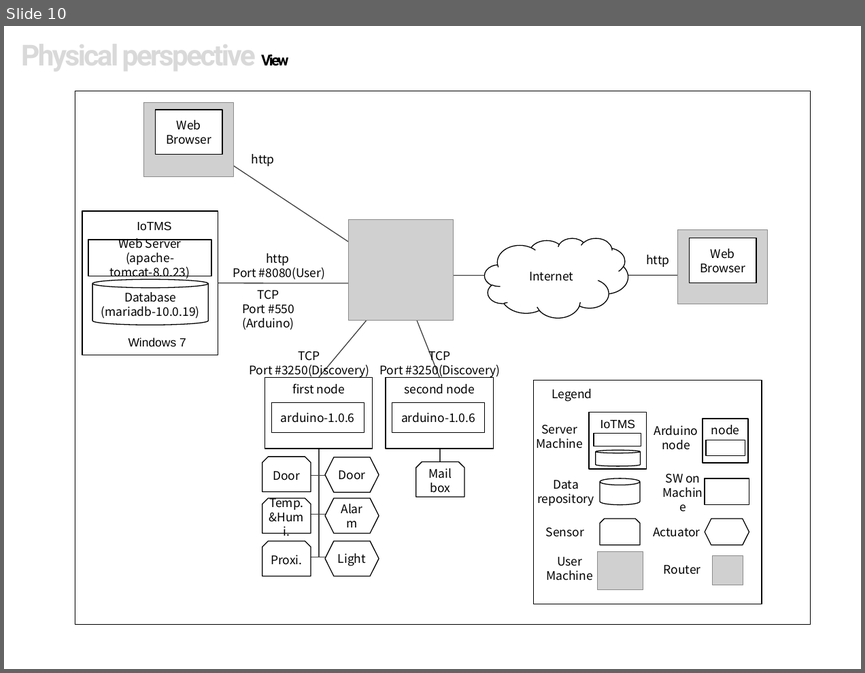
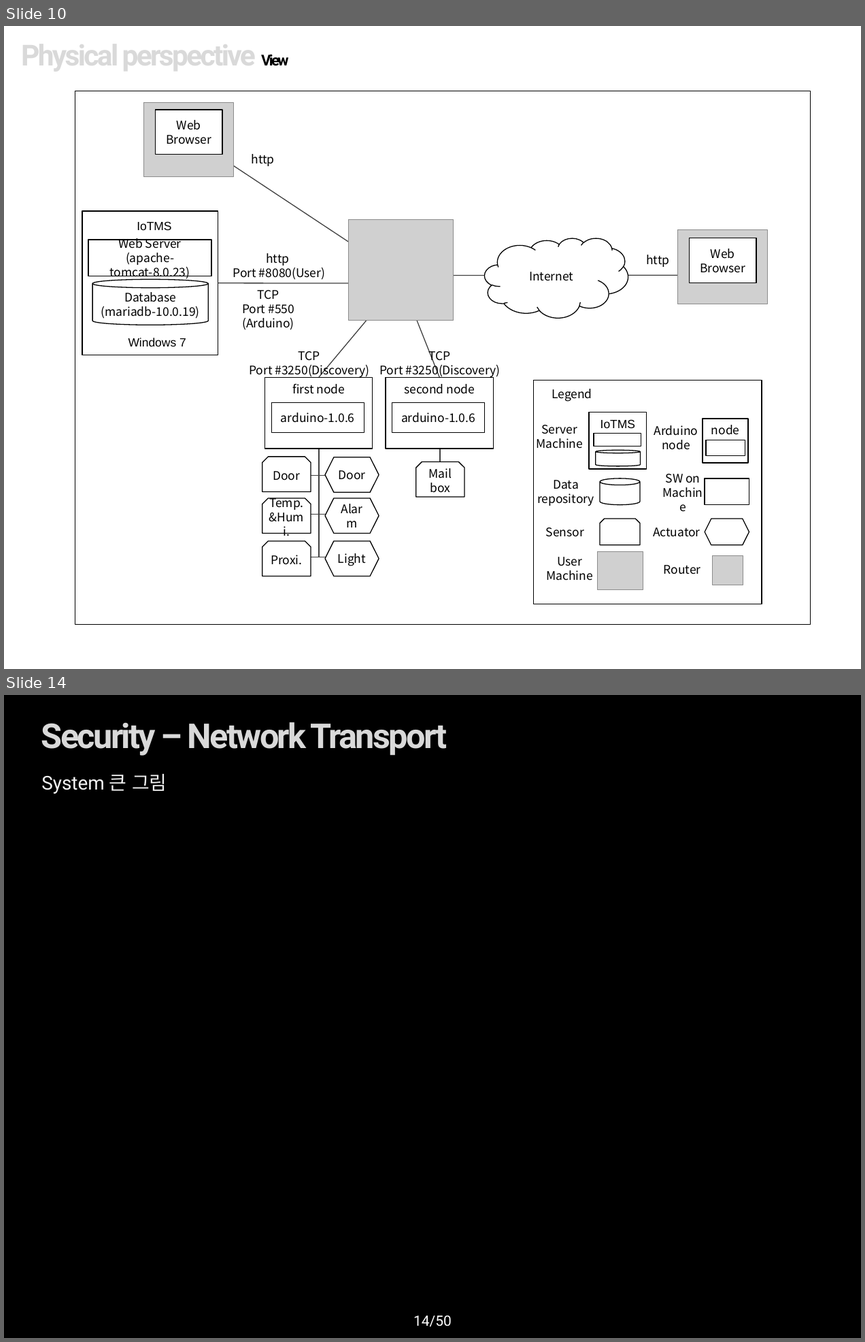
Before and after one commit to youkkwon/smarthome, a slide deck: doc/Docs/IoT System Final Presentation_0624.pptx. Shown one above the other, each under a label of ours: slide 10 before the commit, slides 10 and 14 after it; the slides between them are not shown. The pictures are 865x673 and 865x1342 pixels, drawn with LibreOffice and Linux fonts; fonts in the diff are those of the drawing; grey boxes stand for pictures; background and template pictures are left out. Boxes give left, top, right and bottom in pixels: in the first picture for what was removed or moved away, otherwise in the second. Text is boxed around its words. In the diff, an @@ line names an element or a change of style, - is before the commit and + after.

```diff
--- a/doc/Docs/IoT System Final Presentation_0624.pptx
+++ b/doc/Docs/IoT System Final Presentation_0624.pptx
@@ slide 14 added at (4,695,861,1338), background picture (left out) @@
@@ title added at (41,722,447,756), 28.8 pt, text gradient #F2F2F2 to #D9D9D9 to #595959, bold @@
+Security – Network Transport
@@ text added at (41,774,167,794), 16 pt, text #F2F2F2 @@
+System 큰 그림
@@ page number added at (413,1315,451,1327), 12 pt, text #FFFFFF @@
+14/50
```
Also in this commit, not shown: 6 other slides added.
